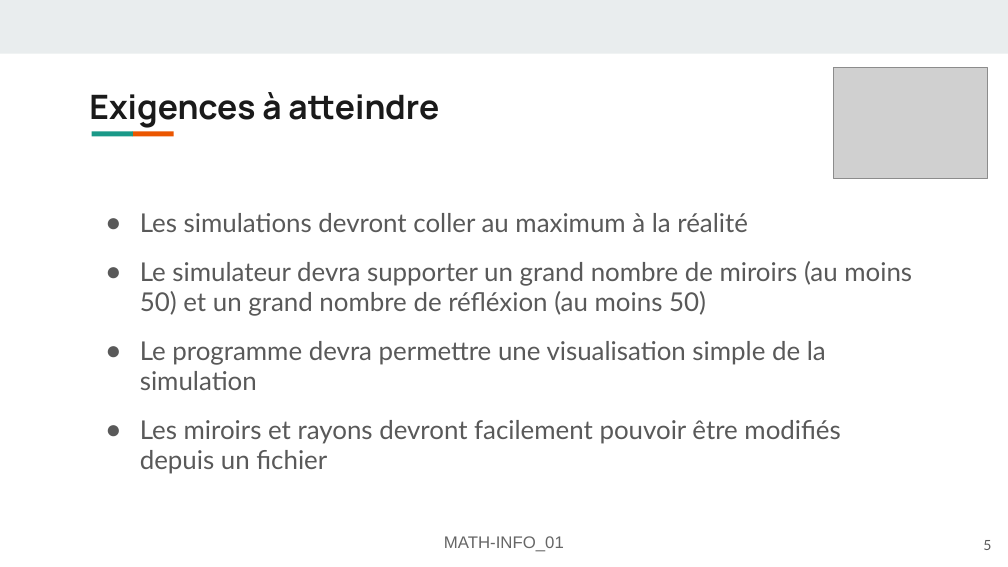
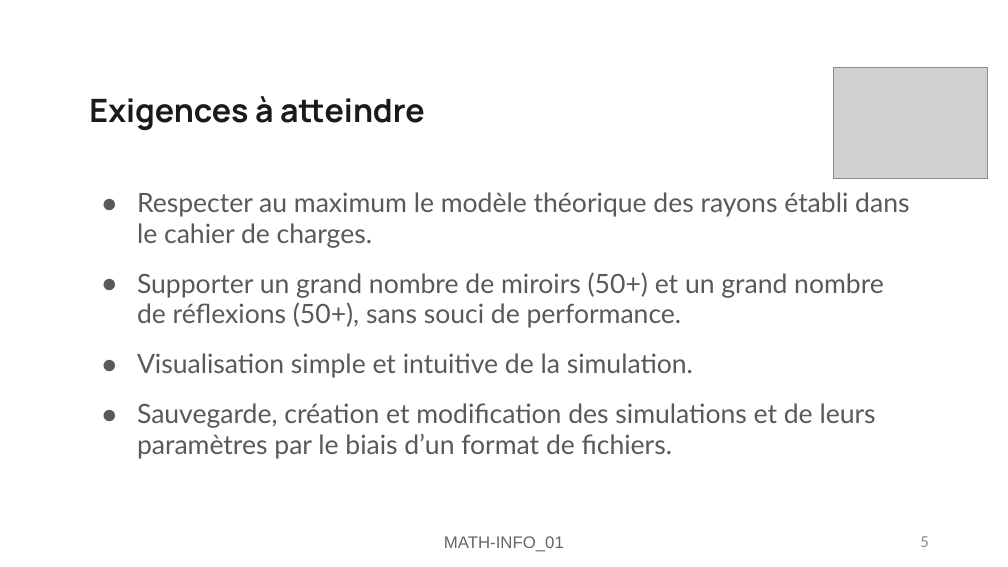
Before and after one commit to FlashOnFire/MirrorVerse, a slide deck: slide 5 of project_managment/MATH-INFO_01-mirror-verse.odp. Drawn at 1008x567 pixels with LibreOffice and Linux fonts; fonts in the diff are those of the drawing; grey boxes stand for pictures. Boxes give left, top, right and bottom in pixels: in the first picture for what was removed or moved away, otherwise in the second. Text is boxed around its words. In the diff, an @@ line names an element or a change of style, - is before the commit and + after.

```diff
--- a/project_managment/MATH-INFO_01-mirror-verse.odp
+++ b/project_managment/MATH-INFO_01-mirror-verse.odp
@@ rectangle removed at <box>0,0,1008,53</box> @@
@@ title "Exigences à atteindre" at <box>89,96,425,131</box>: size 24.1 to 23 pt; line spacing 0.9 to 1 @@
@@ rectangle removed at <box>92,131,133,136</box> @@
@@ rectangle removed at <box>132,131,173,136</box> @@
@@ text at <box>137,192,909,459</box>: text changed; size 18.5 to 19 pt @@
-● Les simulations devront coller au maximum à la réalité
-● Le simulateur devra supporter un grand nombre de miroirs (au moins 50) et un grand nombre de réfléxion (au moins 50)
-● Le programme devra permettre une visualisation simple de la simulation
-● Les miroirs et rayons devront facilement pouvoir être modifiés depuis un fichier
+● Respecter au maximum le modèle théorique des rayons établi dans le cahier de charges.
+● Supporter un grand nombre de miroirs (50+) et un grand nombre de réflexions (50+), sans souci de performance.
+● Visualisation simple et intuitive de la simulation.
+● Sauvegarde, création et modification des simulations et de leurs paramètres par le biais d’un format de fichiers.
@@ page number: place and size @@
-page number at <box>983,540,991,550</box>
+page number at <box>920,536,928,547</box>
@@ page number at <box>920,536,928,547</box>: size 10 to 12 pt, font Lato to Calibri, text colour #595959 to #898989 @@
```
Also in this commit, not shown: 8 other slides changed, 1 slide added, 1 slide removed, 2 other files.
